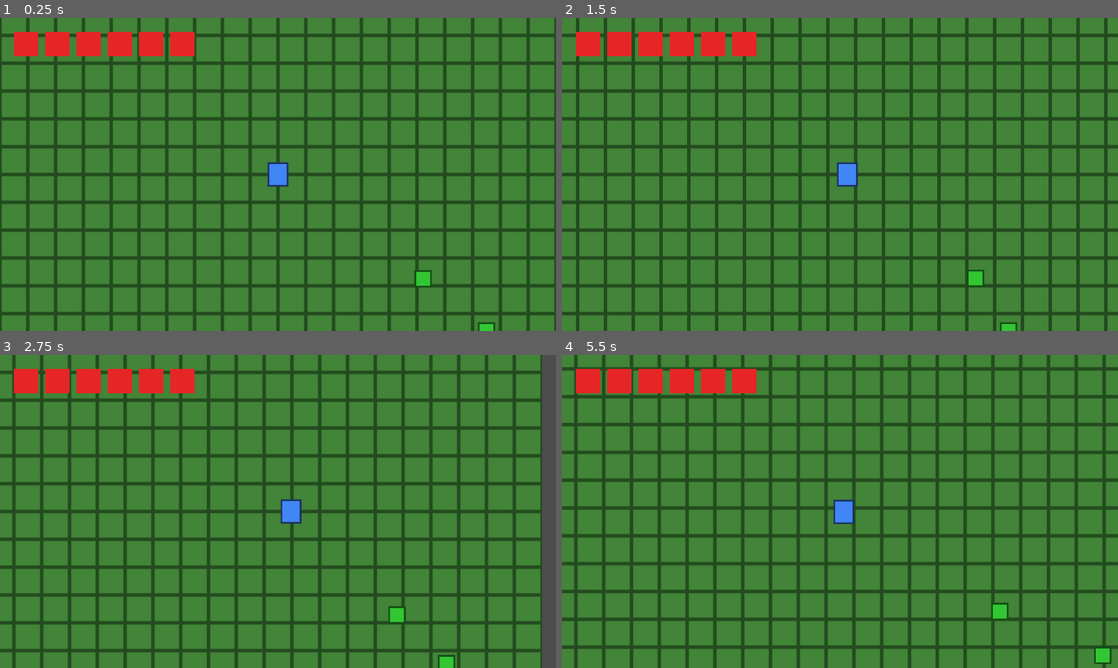
Above: before the commit, frames 1-4 (two rows, left to right).
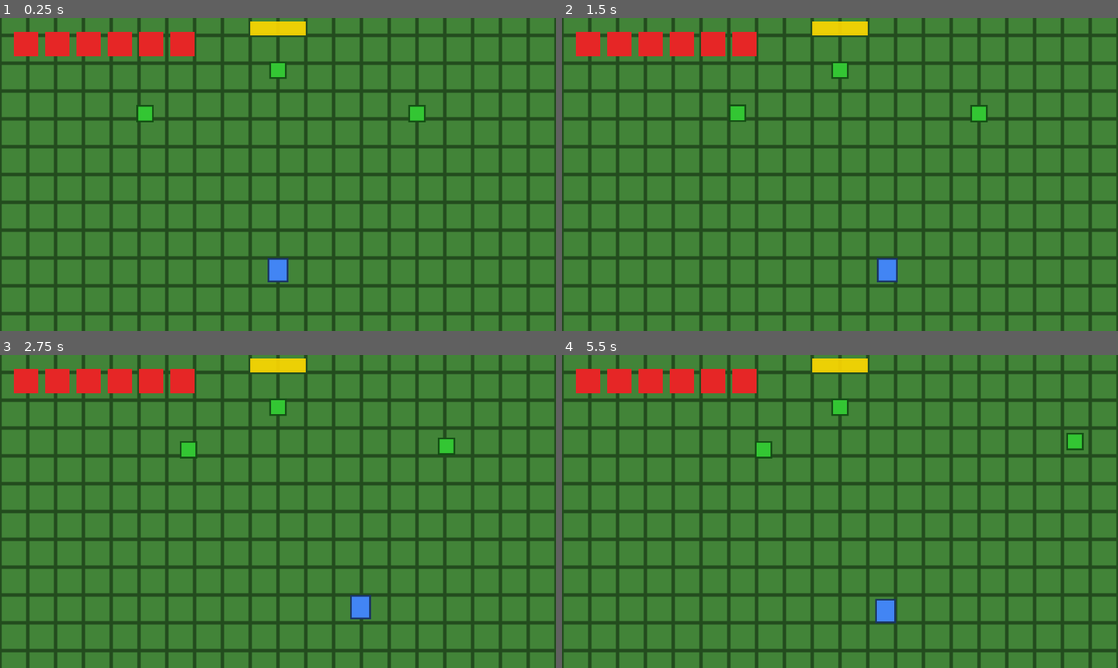
Above: after the commit, the same moments.

Repository: GoDGuilD/TheVillage
Game: Godot game, scene res://scenes/world/rooms/Sala1_Tutorial.tscn
Same seed, same stepped clock (60 frames per second), same inputs: the game is played once before the commit and once after it. Before the commit the project starts from res://scenes/enemies/Slime.tscn.
Inputs (mouse positions are in pixels of both pictures, inside the frame that each line leads up to):
- Up to frame 1 (0.25 s): no input
- Up to frame 2 (1.5 s): tap Enter at 0.5 s; move the mouse to (962, 158) at 0.52 s; hold D (move_right) 0.53-1.25 s; tap Space (attack) at 0.6 s; click (962, 158) at 0.67 s; drag from (728, 190) to (979, 277) at 1.27 s
- Up to frame 3 (2.75 s): move the mouse to (333, 442) at 2.02 s; hold D (move_right) from 2.03 s (still down); tap E (interact) at 2.1 s; click (333, 442) at 2.17 s; tap Space (attack) at 2.3 s
- Up to frame 4 (5.5 s): release D (move_right) at 2.75 s; drag from (812, 574) to (956, 614) at 2.77 s; move the mouse to (1006, 558) at 3.52 s; hold A (move_left) 3.53-4.25 s; tap Space (attack) at 3.6, 5.1 s; click (1006, 558) at 3.67 s; drag from (673, 464) to (1067, 658) at 4.27 s; move the mouse to (867, 511) at 5.02 s; hold S (move_down) from 5.03 s (still down); click (867, 511) at 5.17 s

The runs differ from the first frame. In frame 1, 1.8% of the frame differs, in the area x 24-90%, y 1-100%; in frame 2, 25%; in frame 3, 29%; in frame 4, 45%, in the area x 0-100%, y 0-100%.

Commit message:
implemented GameOver, Room Movement

Diff:
--- a/autoloads/GameManager.gd
+++ b/autoloads/GameManager.gd
@@ -8,6 +8,10 @@
 var player: CharacterBody2D = null
 var active_enemies: Array[Node] = []
 
+## Vida del jugador guardada entre salas.
+## -1 = sin datos previos → el jugador usa su max_health al nacer en la nueva sala.
+var player_health: int = -1
+
 # ─── Jugador ──────────────────────────────────────────────────────────────────
 
 func register_player(p: CharacterBody2D) -> void:
@@ -16,6 +20,17 @@
 
 func get_player() -> CharacterBody2D:
 	return player
+
+## Guarda la vida actual del jugador antes de un cambio de sala.
+## Llamado por SceneManager justo antes de liberar la escena actual.
+func save_player_health() -> void:
+	if not player:
+		return
+	var health := player.get_node_or_null("HealthComponent") as HealthComponent
+	## Solo guardar si el jugador está vivo — si está muerto (0 HP) no sobreescribir
+	## el -1 que _on_player_died() ya estableció para forzar max_health al renacer.
+	if health and health.current_health > 0:
+		player_health = health.current_health
 
 # ─── Enemigos ─────────────────────────────────────────────────────────────────
 
@@ -46,6 +61,9 @@
 
 func _on_player_died() -> void:
 	set_state(GameState.GAME_OVER)
+	## Resetear la vida guardada para que el próximo spawn use max_health.
+	## Sin esto, save_player_health() guardaría 0 (muerto) y el jugador renacería sin vida.
+	player_health = -1
 
 func _on_enemy_died(enemy: Node2D) -> void:
 	unregister_enemy(enemy)
--- a/autoloads/SceneManager.gd
+++ b/autoloads/SceneManager.gd
@@ -1,6 +1,16 @@
 extends CanvasLayer
 ## Gestiona transiciones entre salas y escenas con fade.
-## Uso: SceneManager.go_to_room("res://scenes/world/rooms/Room_Forest_01.tscn")
+## Uso: SceneManager.go_to_room("res://scenes/world/rooms/Sala1.tscn", "sur")
+##
+## Flujo de una transición completa:
+##   1. Fade a negro
+##   2. Guardar vida del jugador en GameManager (antes de destruir la escena)
+##   3. Cambiar escena (la escena anterior se libera, la nueva se inicializa)
+##   4. Esperar un frame (todos los _ready() de la nueva escena se ejecutan)
+##   5. Emitir room_entered → la sala mueve al jugador al spawn (aún en negro)
+##   6. Fade desde negro hasta visible
+##
+## El paso 5 ocurre con pantalla negra para evitar el "pop" visual del teletransporte.
 
 signal transition_started()
 signal transition_finished()
@@ -9,7 +19,8 @@
 var _fade: ColorRect
 
 func _ready() -> void:
-	layer = 128  # por encima de toda la UI del juego
+	## Capa 128: por encima de todo, incluida la pantalla de Game Over (capa 127).
+	layer = 128
 	_fade = ColorRect.new()
 	_fade.name = "FadeRect"
 	_fade.color = Color(0, 0, 0, 0)
@@ -23,13 +34,17 @@
 	_is_transitioning = true
 	transition_started.emit()
 	await _fade_out()
+	## Guardar vida ANTES de liberar la escena actual (el nodo Player se destruirá enseguida)
+	GameManager.save_player_health()
 	get_tree().change_scene_to_file(scene_path)
+	## Esperar un frame para que todos los _ready() de la nueva escena se completen
 	await get_tree().process_frame
+	## Posicionar al jugador en el spawn con pantalla aún negra — sin pop visual
+	if spawn_id:
+		EventBus.room_entered.emit(spawn_id)
 	await _fade_in()
 	_is_transitioning = false
 	transition_finished.emit()
-	if spawn_id:
-		EventBus.room_entered.emit(spawn_id)
 
 func _fade_out() -> void:
 	var tween := create_tween()
--- a/project.godot
+++ b/project.godot
@@ -11,10 +11,10 @@
 [application]
 
 config/name="The Village"
-run/main_scene="uid://1k7qas3x60bt"
+run/main_scene="uid://ax8k2m5vj9rtp"
 config/features=PackedStringArray("4.6", "Mobile")
 config/icon="res://icon.svg"
-config/run/main_scene="res://scenes/world/World.tscn"
+config/run/main_scene="res://scenes/world/rooms/Sala1_Tutorial.tscn"
 
 [autoload]
 
@@ -22,6 +22,7 @@
 GameManager="*res://autoloads/GameManager.gd"
 SceneManager="*res://autoloads/SceneManager.gd"
 InputHandler="*res://autoloads/InputHandler.gd"
+MCPRuntimeProbe="*res://addons/godot_mcp/runtime/mcp_runtime_probe.gd"
 
 [display]
 
--- a/scenes/player/Player.gd
+++ b/scenes/player/Player.gd
@@ -34,6 +34,14 @@
 
 func _ready() -> void:
 	GameManager.register_player(self)
+	## Rehabilitar el input — puede estar desactivado si venimos de un Game Over
+	## (state_dead_enter lo apaga y InputHandler persiste entre escenas por ser autoload).
+	InputHandler.controller_enabled = true
+	## Restaurar vida si el jugador viene de otra sala.
+	## GameManager.player_health = -1 significa "usa max_health" (inicio de partida).
+	if GameManager.player_health >= 0:
+		_health.current_health = GameManager.player_health
+		GameManager.player_health = -1  # Limpiar para la próxima transición
 	_hurt_box.hurt.connect(_on_hurt)
 	_health.died.connect(_on_died)
 	_health.health_changed.connect(_on_health_changed)
@@ -41,7 +49,10 @@
 	_invincibility_timer.timeout.connect(_on_invincibility_done)
 	_knockback_timer.timeout.connect(_on_knockback_done)
 	InputHandler.attack_pressed.connect(_on_attack_pressed)
+	## monitoring=false: la espada no detecta otros. monitorable=false: nadie detecta la espada.
+	## Ambos se activan juntos en state_attack_enter() para evitar el bug de daño fantasma.
 	_sword_hit_box.monitoring = false
+	_sword_hit_box.monitorable = false
 	_fsm.init(self, "idle")
 	PlaceholderSprite.inject(_sprite, Color(0.259, 0.522, 0.957), Vector2i(12, 14))
 
@@ -78,7 +89,9 @@
 func state_attack_enter() -> void:
 	velocity = Vector2.ZERO
 	_position_sword()
+	## Activar ambos: la espada detecta y puede ser detectada (activa el hitbox completo).
 	_sword_hit_box.monitoring = true
+	_sword_hit_box.monitorable = true
 	_attack_timer.start(Constants.PLAYER_ATTACK_DURATION)
 	_play_anim("attack")
 
@@ -86,7 +99,9 @@
 	move_and_slide()  # colisiona con el mundo pero sin input de movimiento
 
 func state_attack_exit() -> void:
+	## Desactivar ambos al salir del estado de ataque.
 	_sword_hit_box.monitoring = false
+	_sword_hit_box.monitorable = false
 
 # ─── KNOCKBACK ────────────────────────────────────────────────────────────────
 
--- /dev/null
+++ b/scenes/ui/GameOver.gd
@@ -0,0 +1,78 @@
+extends CanvasLayer
+## Pantalla de "Game Over". Se muestra automáticamente cuando el jugador muere.
+##
+## Arquitectura:
+##   - Se conecta a EventBus.player_died en su propio _ready().
+##   - HealthUI la instancia y la añade al root cuando el jugador muere.
+##   - Al reintentar usa SceneManager para hacer un fade limpio a Sala1.
+##
+## Jerarquía (creada en código para evitar dependencias de .tscn):
+##   GameOver (CanvasLayer, layer=127)
+##     └─ Fondo     (ColorRect, pantalla completa oscura)
+##     └─ Caja      (VBoxContainer, centrado en pantalla)
+##           └─ Titulo   (Label, "GAME OVER")
+##           └─ Boton    (Button, "REINTENTAR")
+
+## Segundos de espera antes de mostrar la pantalla (deja ver la última animación)
+const DEMORA_MOSTRAR := 0.8
+
+func _ready() -> void:
+	## Capa 127: encima de la UI del juego pero debajo del fade del SceneManager (128).
+	layer = 127
+	visible = false
+	## PROCESS_MODE_ALWAYS garantiza que el timer funcione aunque el árbol esté pausado.
+	process_mode = Node.PROCESS_MODE_ALWAYS
+	_construir_ui()
+	## Arrancar directamente: esta escena se instancia COMO CONSECUENCIA de player_died,
+	## así que la señal ya se emitió. No hay que escucharla de nuevo.
+	_on_jugador_muerto()
+
+# ─── Construcción de la UI ────────────────────────────────────────────────────
+
+func _construir_ui() -> void:
+	## Fondo semi-transparente que bloquea visualmente el juego debajo.
+	var fondo := ColorRect.new()
+	fondo.anchor_right = 1.0
+	fondo.anchor_bottom = 1.0
+	fondo.color = Color(0.0, 0.0, 0.0, 0.78)
+	fondo.mouse_filter = Control.MOUSE_FILTER_IGNORE
+	add_child(fondo)
+
+	## Contenedor centrado en la pantalla (viewport 320×180).
+	var caja := VBoxContainer.new()
+	caja.anchor_left   = 0.5
+	caja.anchor_top    = 0.5
+	caja.anchor_right  = 0.5
+	caja.anchor_bottom = 0.5
+	caja.offset_left   = -55.0
+	caja.offset_top    = -22.0
+	caja.offset_right  =  55.0
+	caja.offset_bottom =  22.0
+	caja.alignment = BoxContainer.ALIGNMENT_CENTER
+	caja.add_theme_constant_override("separation", 8)
+	add_child(caja)
+
+	var titulo := Label.new()
+	titulo.text = "GAME OVER"
+	titulo.horizontal_alignment = HORIZONTAL_ALIGNMENT_CENTER
+	titulo.add_theme_font_size_override("font_size", 14)
+	caja.add_child(titulo)
+
+	var boton := Button.new()
+	boton.text = "REINTENTAR"
+	boton.pressed.connect(_on_reintentar_presionado)
+	caja.add_child(boton)
+
+# ─── Señales ──────────────────────────────────────────────────────────────────
+
+func _on_jugador_muerto() -> void:
+	await get_tree().create_timer(DEMORA_MOSTRAR, true).timeout
+	visible = true
+
+func _on_reintentar_presionado() -> void:
+	## Eliminar este nodo antes de la transición.
+	## Fue añadido al root (no a la escena), por lo que no se destruye automáticamente
+	## al cambiar de escena — hay que liberarlo manualmente.
+	## El fade del SceneManager (capa 128) cubre la desaparición visualmente.
+	queue_free()
+	SceneManager.go_to_room(Constants.SCENE_SALA1)
--- /dev/null
+++ b/scenes/ui/GameOver.tscn
@@ -0,0 +1,6 @@
+[gd_scene format=3 uid="uid://lqoxr6dqr0vs"]
+
+[ext_resource type="Script" path="res://scenes/ui/GameOver.gd" id="1_gameover"]
+
+[node name="GameOver" type="CanvasLayer"]
+script = ExtResource("1_gameover")
--- a/scenes/ui/HealthUI.gd
+++ b/scenes/ui/HealthUI.gd
@@ -1,11 +1,15 @@
 extends CanvasLayer
 ## HUD de vida. Muestra corazones como ColorRect (placeholders).
 ## Reemplazar los ColorRect por TextureRect cuando tengas sprites de corazones.
+## También es responsable de instanciar la pantalla de Game Over al morir.
 
 const HEART_SIZE := Vector2(14, 14)
 const HEART_SPACING := 2
 const COLOR_FULL  := Color(0.9, 0.15, 0.15)
 const COLOR_EMPTY := Color(0.25, 0.25, 0.25, 0.6)
+
+## Escena de Game Over — se carga una sola vez, se instancia cuando el jugador muere.
+const GAME_OVER_SCENE := preload("res://scenes/ui/GameOver.tscn")
 
 var _hearts: Array[ColorRect] = []
 
@@ -35,4 +39,8 @@
 		_hearts[i].color = COLOR_FULL if i < current else COLOR_EMPTY
 
 func _on_player_died() -> void:
-	pass  # TODO: mostrar pantalla de Game Over
+	## Instanciar la pantalla de Game Over y añadirla al root del árbol.
+	## Se añade al root (no a World) para garantizar que persiste durante el fade
+	## y que su layer esté por encima de todo lo que existe en la escena actual.
+	var game_over := GAME_OVER_SCENE.instantiate()
+	get_tree().root.add_child(game_over)
--- /dev/null
+++ b/scenes/world/Door.gd
@@ -0,0 +1,39 @@
+extends Area2D
+## Puerta: trigger de transición entre salas.
+## Cuando el jugador entra en el área, llama a SceneManager.go_to_room().
+##
+## Configuración en el inspector (propiedades @export):
+##   target_scene — ruta res:// de la sala destino
+##   spawn_id     — id del punto de spawn en la sala destino ("norte", "sur", etc.)
+##
+## Ejemplo: puerta norte de Sala1 → target_scene=Sala2, spawn_id="sur"
+## (el jugador aparece en el sur de Sala2, como si hubiera entrado por arriba)
+
+## Ruta de la escena a la que lleva esta puerta.
+@export var target_scene: String = ""
+
+## ID del punto de spawn en la sala destino.
+## Debe coincidir con un nodo hijo de PuntosSpawn llamado "Spawn" + spawn_id.capitalize().
+@export var spawn_id: String = ""
+
+func _ready() -> void:
+	## Detectar cuando un cuerpo físico entra en el área (CharacterBody2D del jugador).
+	body_entered.connect(_on_body_entered)
+	## Dibujar el indicador visual amarillo una vez al inicializar.
+	queue_redraw()
+
+func _draw() -> void:
+	## Indicador visual: franja amarilla de 32×8 px centrada en el nodo.
+	## Se verá en el juego como un destello en el borde de la sala.
+	## Reemplazar con un sprite real cuando haya assets.
+	draw_rect(Rect2(-16.0, -4.0, 32.0, 8.0), Color(1.0, 0.85, 0.0, 0.9))
+
+func _on_body_entered(body: Node) -> void:
+	## Solo el jugador activa la puerta (comparar clase, no nombre).
+	if not body is Player:
+		return
+	if target_scene.is_empty():
+		push_warning("Door: target_scene no configurado en '%s'." % name)
+		return
+	## SceneManager maneja el fade, el cambio de escena y el spawn del jugador.
+	SceneManager.go_to_room(target_scene, spawn_id)
--- /dev/null
+++ b/scenes/world/Door.tscn
@@ -0,0 +1,13 @@
+[gd_scene format=3 uid="uid://bt1doortscn01"]
+
+[ext_resource type="Script" path="res://scenes/world/Door.gd" id="1_door"]
+
+[sub_resource type="RectangleShape2D" id="RectShape_door"]
+size = Vector2(32.0, 12.0)
+
+[node name="Door" type="Area2D"]
+collision_mask = 2
+script = ExtResource("1_door")
+
+[node name="CollisionShape2D" type="CollisionShape2D" parent="."]
+shape = SubResource("RectShape_door")
--- /dev/null
+++ b/scenes/world/Room.gd
@@ -0,0 +1,116 @@
+extends Node2D
+## Script base para todas las salas del juego.
+## Genera el suelo y las paredes, bloquea la cámara a una pantalla,
+## y posiciona al jugador en el punto de spawn correcto al entrar.
+##
+## Convención de nodos en el .tscn de cada sala:
+##   TileMapLayer        — recibe el suelo generado por código
+##   PuntosSpawn/        — Node2D con hijos: SpawnNorte, SpawnSur, SpawnEste, SpawnOeste
+##   Enemigos/           — instancias de enemigos de la sala
+##   Puertas/            — instancias de Door.tscn
+##   Player              — instancia de Player.tscn (posición inicial: centro de la sala)
+##   HealthUI            — instancia de HealthUI.tscn
+
+@onready var _tilemap:    TileMapLayer = $TileMapLayer
+@onready var _health_ui:  CanvasLayer  = $HealthUI
+
+func _ready() -> void:
+	## Conectar antes de que SceneManager pueda emitir room_entered
+	EventBus.room_entered.connect(_on_room_entered)
+	_generate_floor()
+	_generate_walls()
+	_setup_camera_limits()
+	## call_deferred garantiza que Player._ready() ya se ejecutó y está registrado en GameManager
+	call_deferred("_setup_ui")
+
+# ─── Generación de sala ───────────────────────────────────────────────────────
+
+func _generate_floor() -> void:
+	## Si el TileMap ya tiene un tileset asignado en el editor, respetarlo.
+	if _tilemap.tile_set:
+		return
+	## Crear tile de pasto 16×16 con borde oscuro (placeholder remplazable con tileset real)
+	var img := Image.create_empty(Constants.TILE_SIZE, Constants.TILE_SIZE, false, Image.FORMAT_RGBA8)
+	img.fill(Color(0.26, 0.52, 0.22))
+	var borde := Color(0.14, 0.30, 0.12)
+	for x in Constants.TILE_SIZE:
+		img.set_pixel(x, 0, borde)
+		img.set_pixel(x, Constants.TILE_SIZE - 1, borde)
+	for y in Constants.TILE_SIZE:
+		img.set_pixel(0, y, borde)
+		img.set_pixel(Constants.TILE_SIZE - 1, y, borde)
+	var ts := TileSet.new()
+	ts.tile_size = Vector2i(Constants.TILE_SIZE, Constants.TILE_SIZE)
+	var src := TileSetAtlasSource.new()
+	src.texture = ImageTexture.create_from_image(img)
+	src.texture_region_size = Vector2i(Constants.TILE_SIZE, Constants.TILE_SIZE)
+	src.create_tile(Vector2i.ZERO)
+	var src_id := ts.add_source(src)
+	_tilemap.tile_set = ts
+	for x in range(-Constants.ROOM_HALF_TILES_X, Constants.ROOM_HALF_TILES_X):
+		for y in range(-Constants.ROOM_HALF_TILES_Y, Constants.ROOM_HALF_TILES_Y):
+			_tilemap.set_cell(Vector2i(x, y), src_id, Vector2i.ZERO)
+
+func _generate_walls() -> void:
+	## Cuatro muros invisibles alrededor de la sala usando un StaticBody2D único.
+	var hw := Constants.ROOM_HALF_TILES_X * Constants.TILE_SIZE   # 160 px
+	var hh := Constants.ROOM_HALF_TILES_Y * Constants.TILE_SIZE   # 96 px
+	var t  := 8.0  # semiespesor de cada muro
+	var body := StaticBody2D.new()
+	body.name = "Paredes"
+	add_child(body)
+	## [center_x, center_y, semi_ancho, semi_alto]
+	var segmentos: Array = [
+		[0.0,      -(hh + t), hw + t, t],   # norte
+		[0.0,       (hh + t), hw + t, t],   # sur
+		[-(hw + t), 0.0,      t, hh + t],   # oeste
+		[ (hw + t), 0.0,      t, hh + t],   # este
+	]
+	for s in segmentos:
+		var cs   := CollisionShape2D.new()
+		var rect := RectangleShape2D.new()
+		rect.size = Vector2(s[2] * 2.0, s[3] * 2.0)
+		cs.shape    = rect
+		cs.position = Vector2(s[0], s[1])
+		body.add_child(cs)
+
+func _setup_camera_limits() -> void:
+	## Bloquear la cámara exactamente al viewport para efecto de sala única (sin scroll).
+	var camera := get_viewport().get_camera_2d()
+	if not camera:
+		return
+	camera.limit_left   = -Constants.VIEWPORT_HALF_W
+	camera.limit_right  =  Constants.VIEWPORT_HALF_W
+	camera.limit_top    = -Constants.VIEWPORT_HALF_H
+	camera.limit_bottom =  Constants.VIEWPORT_HALF_H
+
+# ─── UI ───────────────────────────────────────────────────────────────────────
+
+func _setup_ui() -> void:
+	var player := GameManager.get_player()
+	if not player:
+		return
+	var health := player.get_node_or_null("HealthComponent") as HealthComponent
+	if not health:
+		return
+	_health_ui.setup(health.max_health)
+	## Sincronizar la UI con la vida actual (importante si viene de otra sala con daño)
+	EventBus.player_health_changed.emit(health.current_health, health.max_health)
+
+# ─── Spawn ────────────────────────────────────────────────────────────────────
+
+func _on_room_entered(spawn_id: String) -> void:
+	## Buscar el nodo PuntosSpawn/SpawnXxx y mover al jugador allí.
+	## spawn_id = "norte", "sur", "este", "oeste" → nodo = "SpawnNorte", "SpawnSur", etc.
+	var puntos := get_node_or_null("PuntosSpawn")
+	if not puntos:
+		push_warning("Room: no existe el nodo 'PuntosSpawn'.")
+		return
+	var nombre := "Spawn" + spawn_id.capitalize()
+	var punto  := puntos.get_node_or_null(nombre)
+	if not punto:
+		push_warning("Room: punto de spawn '%s' no encontrado en PuntosSpawn." % nombre)
+		return
+	var player := GameManager.get_player()
+	if player:
+		player.global_position = punto.global_position
--- /dev/null
+++ b/scenes/world/rooms/Sala1_Tutorial.tscn
@@ -0,0 +1,40 @@
+[gd_scene load_steps=7 format=3 uid="uid://ax8k2m5vj9rtp"]
+
+[ext_resource type="Script" path="res://scenes/world/Room.gd" id="1_room"]
+[ext_resource type="PackedScene" uid="uid://bqf4x8m2c1wkp" path="res://scenes/player/Player.tscn" id="2_player"]
+[ext_resource type="PackedScene" uid="uid://d5v2f8q4n1mxw" path="res://scenes/ui/HealthUI.tscn" id="3_healthui"]
+[ext_resource type="PackedScene" uid="uid://cn9j6r3t7ydhs" path="res://scenes/enemies/Slime.tscn" id="4_slime"]
+[ext_resource type="PackedScene" uid="uid://bt1doortscn01" path="res://scenes/world/Door.tscn" id="5_door"]
+
+[node name="Sala1Tutorial" type="Node2D"]
+script = ExtResource("1_room")
+
+[node name="TileMapLayer" type="TileMapLayer" parent="."]
+
+[node name="PuntosSpawn" type="Node2D" parent="."]
+
+[node name="SpawnNorte" type="Node2D" parent="PuntosSpawn"]
+position = Vector2(0.0, -72.0)
+
+[node name="Puertas" type="Node2D" parent="."]
+
+[node name="PuertaNorte" parent="Puertas" instance=ExtResource("5_door")]
+position = Vector2(0.0, -84.0)
+target_scene = "res://scenes/world/rooms/Sala2_Desafio.tscn"
+spawn_id = "sur"
+
+[node name="Enemigos" type="Node2D" parent="."]
+
+[node name="Slime" parent="Enemigos" instance=ExtResource("4_slime")]
+position = Vector2(-80.0, -35.0)
+
+[node name="Slime2" parent="Enemigos" instance=ExtResource("4_slime")]
+position = Vector2(80.0, -35.0)
+
+[node name="Slime3" parent="Enemigos" instance=ExtResource("4_slime")]
+position = Vector2(0.0, -60.0)
+
+[node name="Player" parent="." instance=ExtResource("2_player")]
+position = Vector2(0.0, 55.0)
+
+[node name="HealthUI" parent="." instance=ExtResource("3_healthui")]
--- /dev/null
+++ b/scenes/world/rooms/Sala2_Desafio.tscn
@@ -0,0 +1,46 @@
+[gd_scene load_steps=7 format=3 uid="uid://gp7n3x4wd8ylc"]
+
+[ext_resource type="Script" path="res://scenes/world/Room.gd" id="1_room"]
+[ext_resource type="PackedScene" uid="uid://bqf4x8m2c1wkp" path="res://scenes/player/Player.tscn" id="2_player"]
+[ext_resource type="PackedScene" uid="uid://d5v2f8q4n1mxw" path="res://scenes/ui/HealthUI.tscn" id="3_healthui"]
+[ext_resource type="PackedScene" uid="uid://cn9j6r3t7ydhs" path="res://scenes/enemies/Slime.tscn" id="4_slime"]
+[ext_resource type="PackedScene" uid="uid://bt1doortscn01" path="res://scenes/world/Door.tscn" id="5_door"]
+
+[node name="Sala2Desafio" type="Node2D"]
+script = ExtResource("1_room")
+
+[node name="TileMapLayer" type="TileMapLayer" parent="."]
+
+[node name="PuntosSpawn" type="Node2D" parent="."]
+
+[node name="SpawnSur" type="Node2D" parent="PuntosSpawn"]
+position = Vector2(0.0, 72.0)
+
+[node name="Puertas" type="Node2D" parent="."]
+
+[node name="PuertaSur" parent="Puertas" instance=ExtResource("5_door")]
+position = Vector2(0.0, 84.0)
+target_scene = "res://scenes/world/rooms/Sala1_Tutorial.tscn"
+spawn_id = "norte"
+
+[node name="Enemigos" type="Node2D" parent="."]
+
+[node name="Slime" parent="Enemigos" instance=ExtResource("4_slime")]
+position = Vector2(-60.0, -30.0)
+
+[node name="Slime2" parent="Enemigos" instance=ExtResource("4_slime")]
+position = Vector2(60.0, -30.0)
+
+[node name="Slime3" parent="Enemigos" instance=ExtResource("4_slime")]
+position = Vector2(0.0, 0.0)
+
+[node name="Slime4" parent="Enemigos" instance=ExtResource("4_slime")]
+position = Vector2(-40.0, 40.0)
+
+[node name="Slime5" parent="Enemigos" instance=ExtResource("4_slime")]
+position = Vector2(40.0, 40.0)
+
+[node name="Player" parent="." instance=ExtResource("2_player")]
+position = Vector2(0.0, 55.0)
+
+[node name="HealthUI" parent="." instance=ExtResource("3_healthui")]
--- a/scripts/data/Constants.gd
+++ b/scripts/data/Constants.gd
@@ -43,7 +43,20 @@
 # ─── Transiciones ─────────────────────────────────────────────────────────────
 const FADE_DURATION         := 0.3
 
-# ─── Mundo ────────────────────────────────────────────────────────────────────
+# ─── Tile y mundo (escena World.tscn legacy) ──────────────────────────────────
 const TILE_SIZE             := 16
-const WORLD_HALF_TILES_X    := 12   # tiles desde el centro al borde horizontal
-const WORLD_HALF_TILES_Y    := 8    # tiles desde el centro al borde vertical
+const WORLD_HALF_TILES_X    := 12
+const WORLD_HALF_TILES_Y    := 8
+
+# ─── Sala (una pantalla = 320×180 px) ────────────────────────────────────────
+## Cada sala ocupa exactamente el viewport. La cámara se fija con límites.
+## Ancho: 10×2×16 = 320 px = viewport exacto.
+## Alto:  6×2×16 = 192 px (12 px de margen extra, ocultos por los límites de cámara).
+const ROOM_HALF_TILES_X     := 10
+const ROOM_HALF_TILES_Y     := 6
+const VIEWPORT_HALF_W       := 160   # 320 / 2
+const VIEWPORT_HALF_H       := 90    # 180 / 2
+
+# ─── Rutas de escenas ─────────────────────────────────────────────────────────
+const SCENE_SALA1 := "res://scenes/world/rooms/Sala1_Tutorial.tscn"
+const SCENE_SALA2 := "res://scenes/world/rooms/Sala2_Desafio.tscn"
Not shown, added: scenes/ui/GameOver.gd.uid
Not shown, added: scenes/world/Door.gd.uid
Not shown, added: scenes/world/Room.gd.uid
Not shown, changed: ARCHITECTURE.md
Not shown, changed: CLAUDE.md
Not shown, changed: GDD.md
